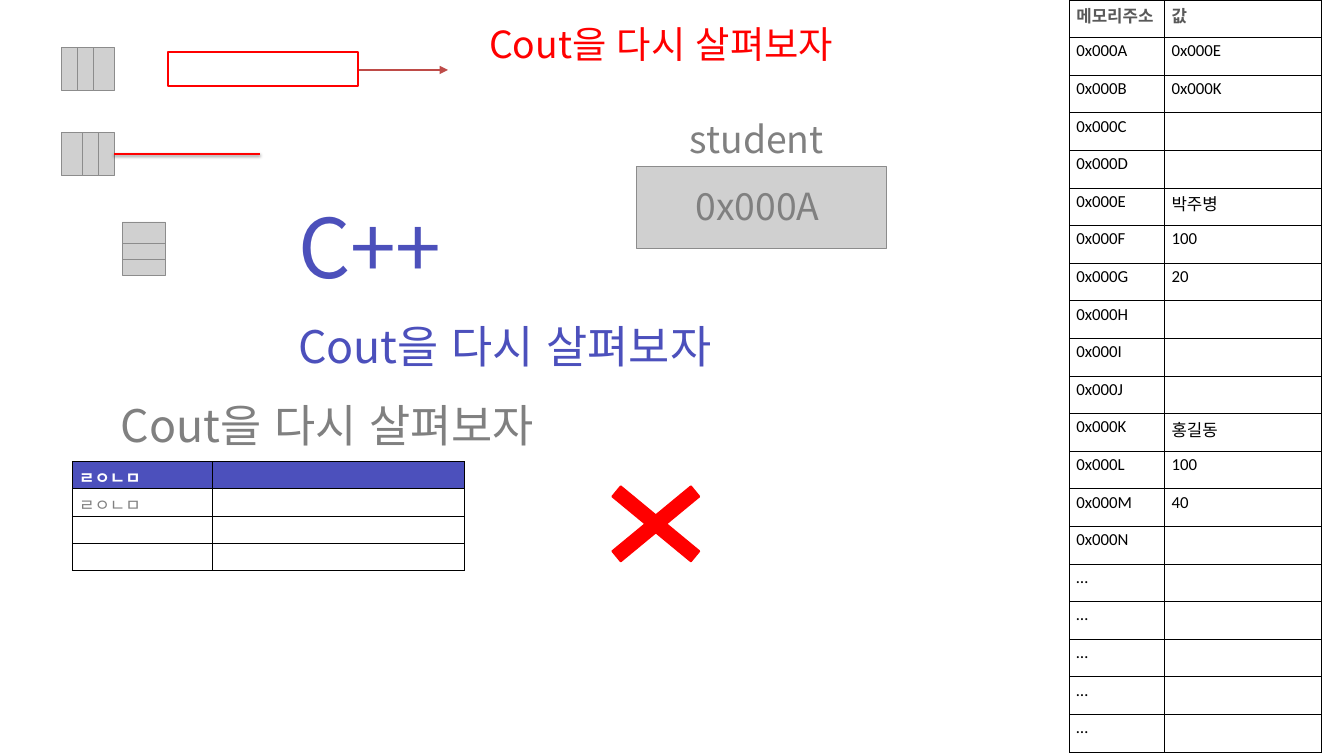
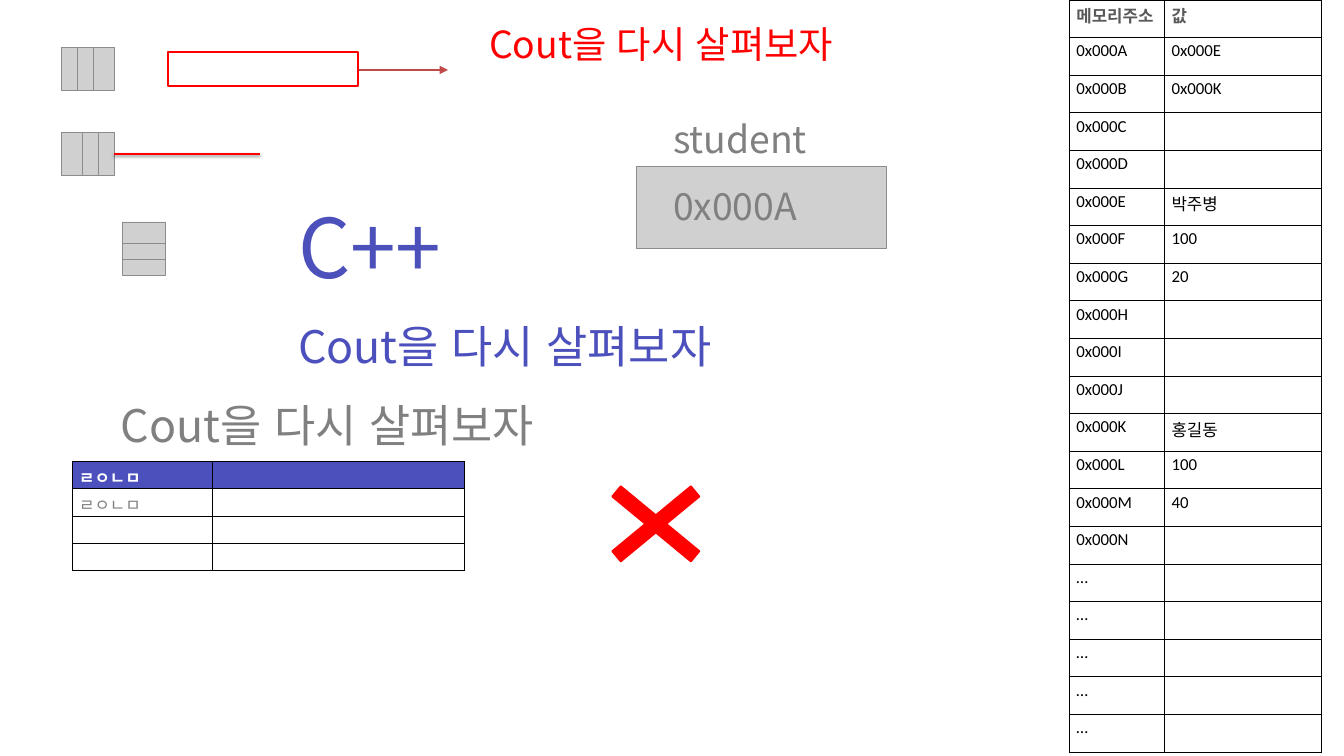
Before and after one commit to zest132/JavaLecture, a slide deck: slide 1 of JavaLecture/LectureFile/샘플.pptx. Drawn at 1344x756 pixels with LibreOffice and Linux fonts; fonts in the diff are those of the drawing; grey boxes stand for pictures. Boxes give left, top, right and bottom in pixels: in the first picture for what was removed or moved away, otherwise in the second. Text is boxed around its words. In the diff, an @@ line names an element or a change of style, - is before the commit and + after.

```diff
--- a/JavaLecture/LectureFile/샘플.pptx
+++ b/JavaLecture/LectureFile/샘플.pptx
@@ text "student": place and size @@
-text "student" at (690, 123, 824, 154)
+text "student" at (673, 123, 807, 154)
@@ text "0x000A": place and size @@
-text "0x000A" at (695, 193, 819, 220)
+text "0x000A" at (673, 193, 797, 220)
```
Also in this commit, not shown: 3 other files.
